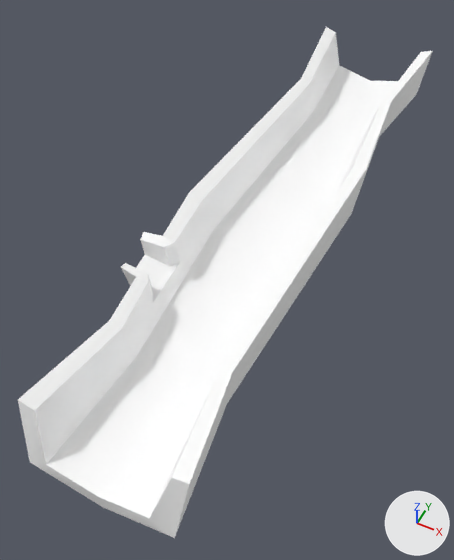
Two versions of the glTF model assets/synty/simple_fantasy/models/SF_Bld_Goblin_LogBridge_01.glb, one commit apart.
Camera for both pictures: a 50 mm lens placed at (0.056, -0.151, 0.151), pointed at (-0.007, -0.025, -0.008). Lighting does not change. The marker at lower right points along +X, +Y and +Z.

The first picture shows 'SF_Bld_Goblin_LogBridge_01'.
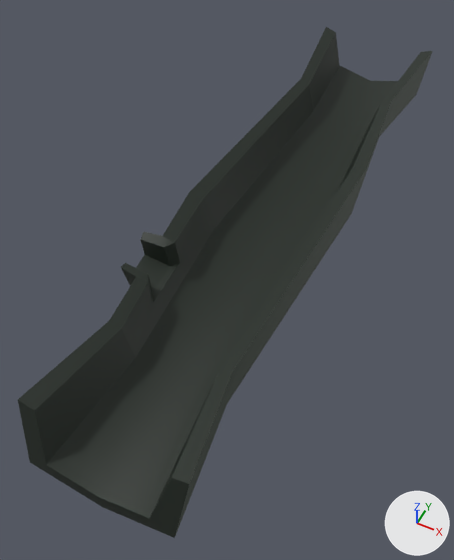
What differs and where, as boxes [x1, y1, x2, y2] in the pictures (454 x 560 px):
'SF_Bld_Goblin_LogBridge_01', surface changed (white to black): [18, 27, 432, 538] in both

The change, as a list of edits to the scene's bpy script:
```text
Add img_undead_footman_01:
    img_undead_footman_01 = load_image('Undead_Footman_01', '_unpacked/Undead_Footman_01', 512, 512, 'sRGB')
Change mat_lambert1:
    remove mat_lambert1.base_color = (1.0, 1.0, 1.0)  # white #ffffff
    add mat_lambert1.texture = img_undead_footman_01
```
